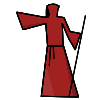
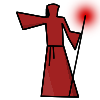
Comparing the layer stacks of the two 100x100 images. Changes:
added layer "Layer 34" above "Layer 29" over left=65, top=0, right=100, bottom=37
